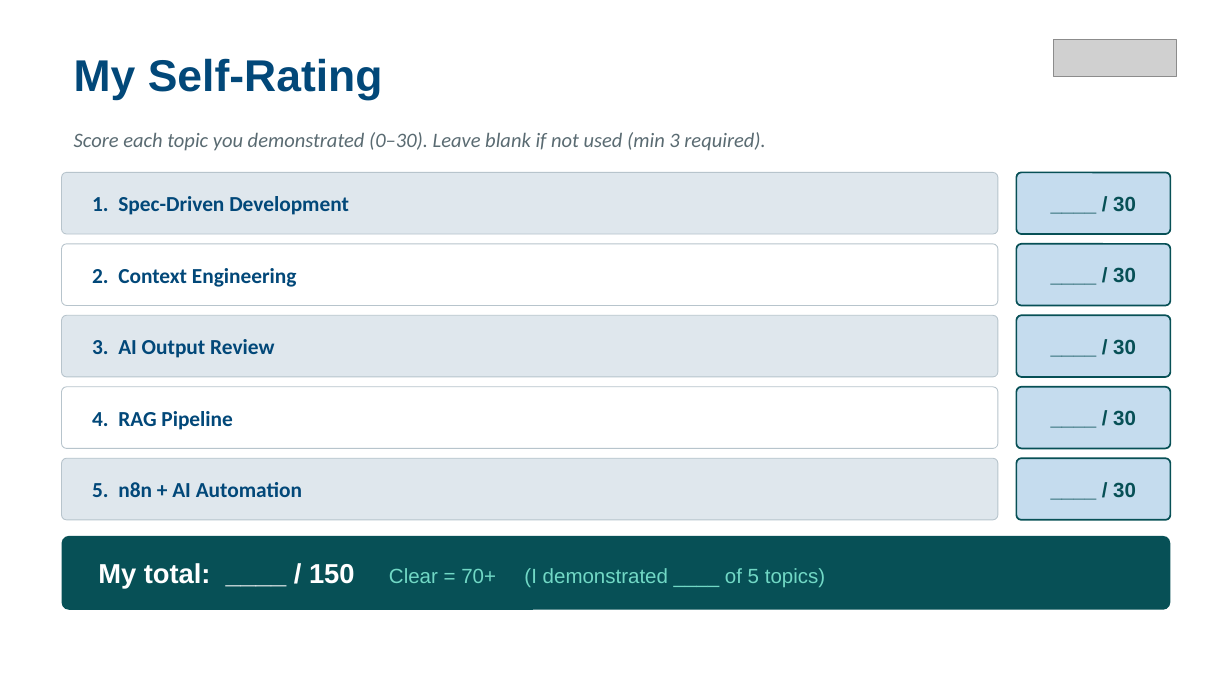
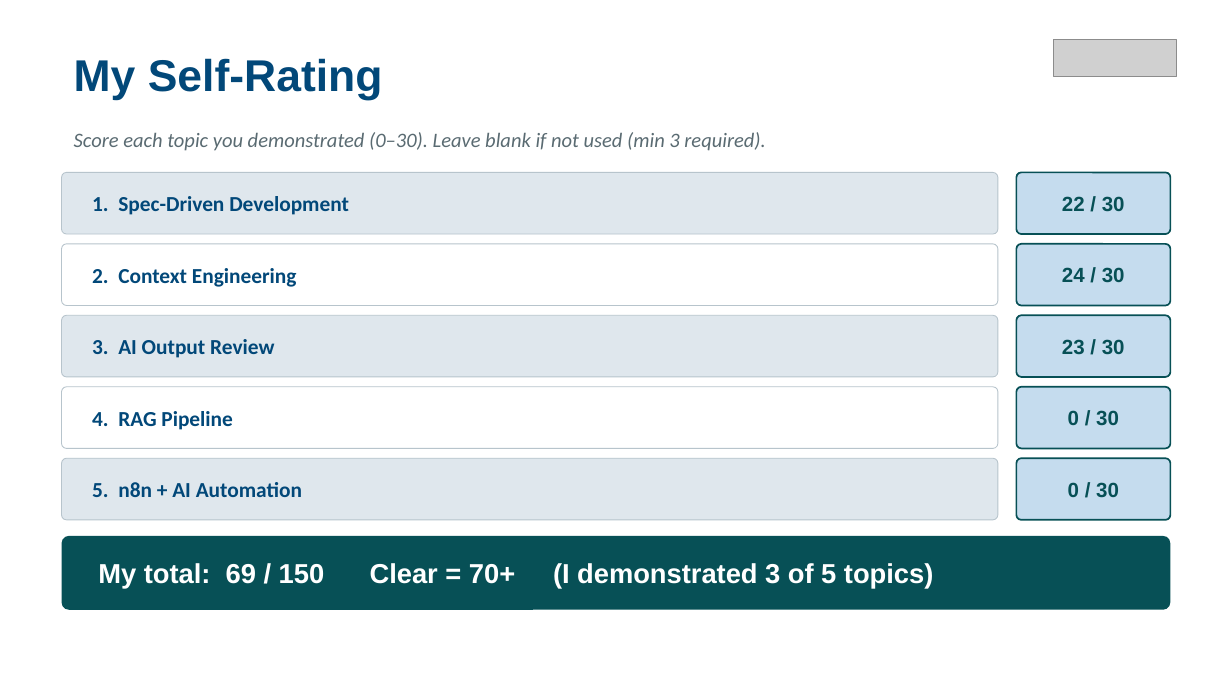
Before and after one commit to ajulian35/migration-cypress-to-playwright, a slide deck: slide 11 of docs/AI_Capstone_Template_L1 op 4.pptx. Drawn at 1232x693 pixels with LibreOffice and Linux fonts; fonts in the diff are those of the drawing; grey boxes stand for pictures. Boxes give left, top, right and bottom in pixels: in the first picture for what was removed or moved away, otherwise in the second. Text is boxed around its words. In the diff, an @@ line names an element or a change of style, - is before the commit and + after.

```diff
--- a/docs/AI_Capstone_Template_L1 op 4.pptx
+++ b/docs/AI_Capstone_Template_L1 op 4.pptx
@@ text at (1062, 196, 1125, 212): text changed @@
-____ / 30
+22 / 30
@@ text at (1062, 267, 1125, 283): text changed @@
-____ / 30
+24 / 30
@@ text at (1062, 339, 1125, 355): text changed @@
-____ / 30
+23 / 30
@@ text at (1068, 410, 1119, 426): text changed @@
-____ / 30
+0 / 30
@@ text at (1068, 482, 1119, 498): text changed @@
-____ / 30
+0 / 30
@@ text at (98, 563, 933, 589): text changed; size 12 to 16 pt; text colour #71D8C5 to #FFFFFF; bold on @@
-My total: ____ / 150 Clear = 70+ (I demonstrated ____ of 5 topics)
+My total: 69 / 150 Clear = 70+ (I demonstrated 3 of 5 topics)
```
Also in this commit, not shown: 9 other slides changed.
